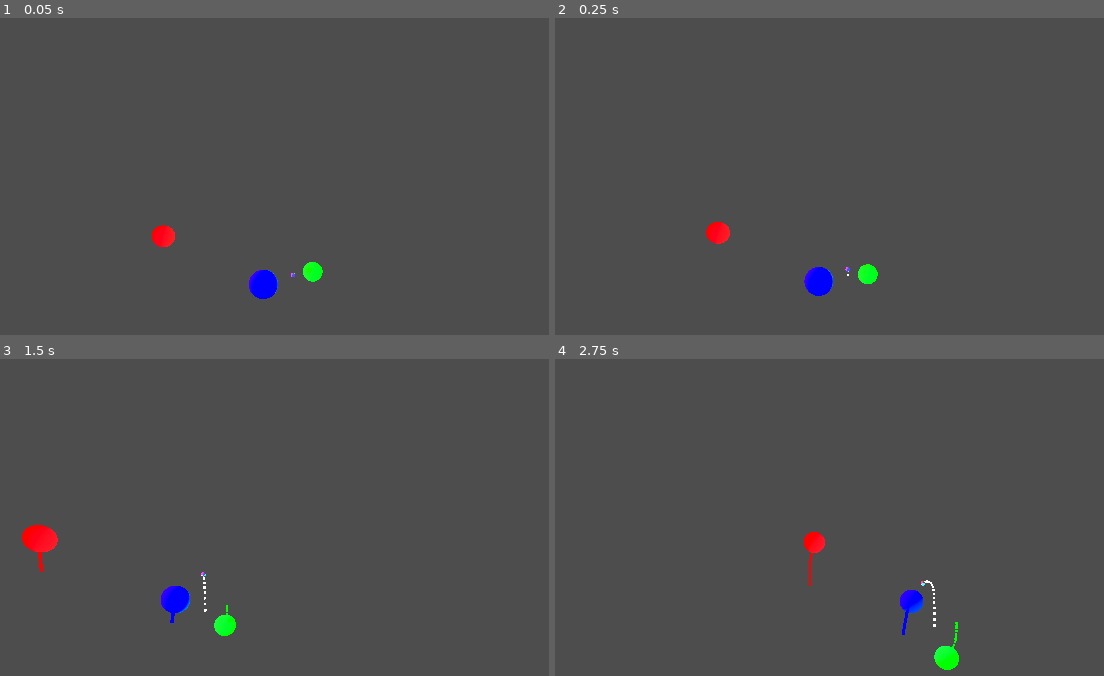
Above: before the commit, frames 1-4 (two rows, left to right).
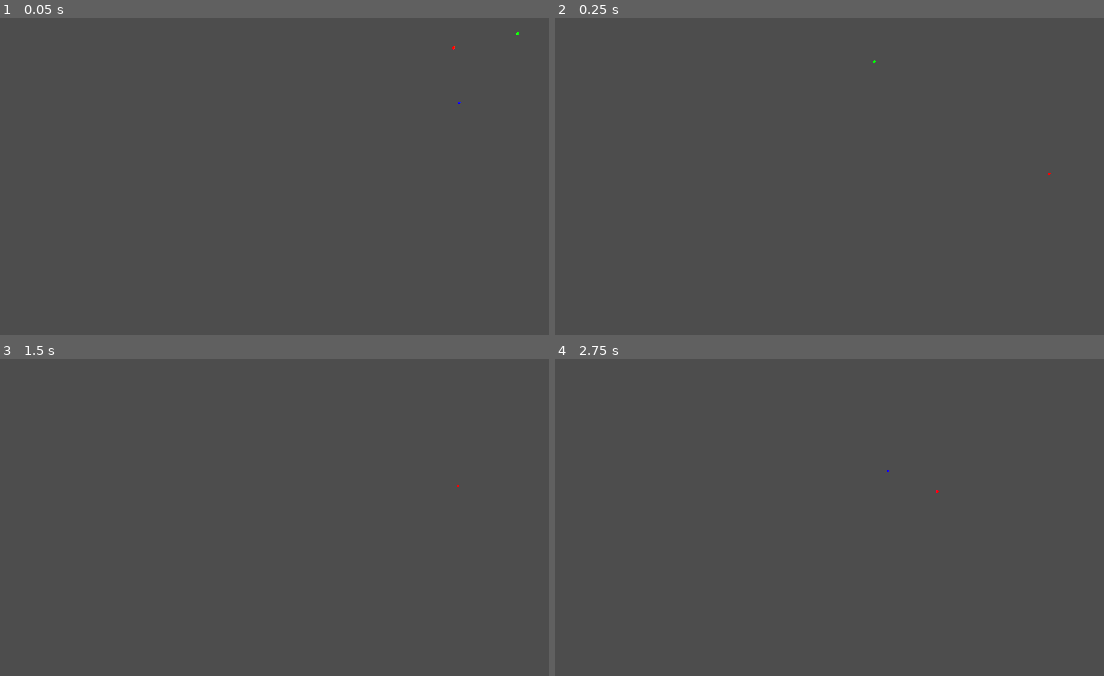
Above: after the commit, the same moments.

Repository: xunzhuXY/ThreeBodyGame
Game: Godot game, scene res://node_3d.tscn
Two runs of this game, one before a commit and one after it. Both use one fixed random seed, a clock stepped at 60 frames per second and the inputs below.
Inputs (mouse positions are in pixels of both pictures, inside the frame that each line leads up to):
- Up to frame 1 (0.05 s): no input
- Up to frame 2 (0.25 s): no input
- Up to frame 3 (1.5 s): move the mouse to (285, 590) at 0.52 s; hold Space (space) 0.53-1.28 s; hold W (move_forward) from 0.53 s (still down); tap Enter at 1.25 s; move the mouse to (351, 590) at 1.27 s; tap Space (space) at 1.35 s
- Up to frame 4 (2.75 s): keep holding W (move_forward); move the mouse to (791, 577) at 2.02 s; hold Space (space) from 2.03 s (still down)

The runs differ from the first frame. In frame 1, 0.8% of the frame differs, in the area x 27-95%, y 4-89%; in frame 2, 0.8%; in frame 3, 1.1%, in the area x 4-84%, y 39-88%; in frame 4, 0.9%.

Commit message:
减少三体系统解体的概率，并且自动寻找到合适的模型，其次完善了解体的原因，并输出解体的原因

Diff:
--- a/body.gd
+++ b/body.gd
@@ -7,15 +7,39 @@
 @export var velocity: Vector3
 @export var Lifetime:float = 1000
 
-var time_scale = 1.0 #时间尺度
+@onready var timer = $"../Timer"
+
+var time_scale = 0.5 #时间尺度
+var vec = globals.rand_vec(10,-10,10,-10,10,-10).normalized()
 
 func _ready():
-	#print(name, " 的 color = ", color)
-	velocity = initial_velocity
+	#添加计时器
+	timer.autostart = true
+	timer.wait_time = 1*(10**10)
+	timer.start()
+
 	add_to_group("Universe")
 	#print(name,"已入组")
 
 	#随机生成，位置与速度还有质量
+	initial_velocity = Vector3.ZERO
+	if name == "planet":
+		global_position = Vector3.ZERO
+		#global_position = globals.rand_vec(0,0,0,0,0,0)
+		#initial_velocity = globals.rand_vec(3,-5,5,-3,3,-5)
+		self.mass = 1
+	else:
+		global_position = globals.rand_vec(300,0,300,0,150,-150)
+
+		if name == "A":
+			#2700 2700 2500
+			self.mass = randf_range(3000,4000)
+		elif name == "B":
+			self.mass = randf_range(3000,4000)
+		else:
+			self.mass = randf_range(2900,3500)
+	velocity = initial_velocity
+	#print(name,":位置",global_position)
 
 	#设置X3D的颜色，X可为A/B/C
 	var MeshInstance = get_node_or_null("MeshInstance3D")
@@ -33,9 +57,9 @@
 	#设置尾迹长度
 	var GPUParticles = get_node_or_null("GPUParticles3D")
 	if GPUParticles:
-		GPUParticles.lifetime = 20
-		GPUParticles.trail_lifetime = 100
-		GPUParticles.amount = 100
+		GPUParticles.lifetime = 1000
+		GPUParticles.trail_lifetime = 1000
+		GPUParticles.amount = 1000
 		#print(GPUParticles.trail_lifetime)
 
 	var light = get_node_or_null("light")
@@ -49,20 +73,29 @@
 	var all_bodies = get_tree().get_nodes_in_group("Universe")
 	var total_force = Vector3.ZERO
 
+
+
 	#计算合力
 	for body in all_bodies:
+
 		if body == self:
 			continue
 
+
+		var elapsed_time = timer.wait_time - timer.time_left
 		#结束判断
-		var distance = body.global_position - global_position
-		var MeshInstance = get_node_or_null("MeshInstance3D")
-		if MeshInstance and MeshInstance.mesh is SphereMesh:
-			var spheremesh = MeshInstance.mesh as SphereMesh
-			globals.radius = spheremesh.radius
-			if name == "C":
-				print(name," ",globals.radius," ",distance.length())
-			if distance.length() <= globals.radius:
+		if globals.collision_end(self,body):
+			print(name,"撞了")
+			print("存活时间",elapsed_time)
+			get_tree().quit()
+		if name == "planet":
+			if globals.three_flying_stars(self,all_bodies):
+				print("三颗飞星")
+				print("存活时间",elapsed_time)
+				get_tree().quit()
+			if globals.too_far(self,all_bodies):
+				print("冷死了")
+				print("存活时间",elapsed_time)
 				get_tree().quit()
 
 
@@ -72,16 +105,55 @@
 		var force = globals.Gravity_calculation(mass,body.mass,forward)
 		#引力合力
 		total_force += force
+		#print(name,"当前合力为",total_force)
 
-	#print(name,"当前合力为",total_force)
+	#赋予初速度 v= （F合 * r/m） ** 0.5
+	if self.initial_velocity == Vector3.ZERO:
+		#判断是不是太近
+		for body in all_bodies:
+			if body == self:
+				continue
+			#场景重开
+			var dis = (body.global_position - global_position).length()
+			if dis < 150 or dis > 250:
+				call_deferred("_deferred_reload")
+				return
+			if name == "planet":
+				var maxd = 300
+				var dis1 = (global_position - all_bodies[0].global_position).length()
+				var dis2 = (global_position - all_bodies[1].global_position).length()
+				var dis3 = (global_position - all_bodies[2].global_position).length()
+				if dis1 > maxd and dis2 > maxd and dis3 > maxd:
+					call_deferred("_deferred_reload")
+					return
+
+		var center = globals.center_pos(all_bodies)
+		var body_radius = (center - global_position).length()
+		var speed = (total_force.length() * body_radius / self.mass) ** 0.5
+		initial_velocity = total_force.cross(vec).normalized() * speed * 0.8
+		velocity = initial_velocity
+
+		if name == "planet":
+			var n = randi_range(0,2) #随机挑选恒星
+			var bd = all_bodies[n]
+			global_position = bd.global_position + globals.rand_vec(25,20,25,20,25,20)
+			var forw = global_position - bd.global_position
+			initial_velocity = forw.cross(bd.initial_velocity).normalized() * randf_range(9,6)
+		print(name,"位置:",global_position,"\n初速度：",initial_velocity,"\n质量：",mass)
 
 	#更新速度
-	velocity = globals.velocity_update(total_force,mass,delta,velocity) * time_scale
-	if name == "planet" and velocity.length() > 50:
-		velocity = velocity.normalized() *  50
-	elif name != "planet" and velocity.length()>60:
-		velocity = velocity.normalized() *  60
+	velocity = globals.velocity_update(total_force,mass,delta * time_scale,velocity)
+
+	if name == "planet" and velocity.length() > 15:
+		velocity = velocity.normalized() * 15
+	elif name != "planet" and velocity.length() > 30:
+		velocity = velocity.normalized() * 30
+
 	#更新位置
 	global_position += velocity * delta
 	#print(name,"已经更新位置",global_position)
 	#print(name, " 速度: ", velocity.length())
+
+func _deferred_reload():
+	if get_tree():
+		get_tree().reload_current_scene()
--- a/free_camera.gd
+++ b/free_camera.gd
@@ -1,42 +1,80 @@
 extends Camera3D
 
-@export var move_speed:=10.0 #移动速度
-@export var mouse_sensitivity:=0.002 #灵敏度
+@export var target_group:String = "Universe"
+@export var distance:float = 300 #到中心距离
+@export var rotation_speed:float = 0.005 #旋转速度
+@export var zoom_speed:float = 5.0 #滚轮缩放速度
+@export var auto_rotation:bool = false #自动环绕
+
+@export var min_v_angle:float = -89.0
+@export var max_v_angle:float = 89.0
+
+
+
+var center:Vector3
+var angle:float=0.0
+var yaw: float = 0.0       # 水平旋转角度（弧度）
+var pitch: float = 0.0      # 垂直旋转角度（弧度）
+var dragging: bool = false
+var last_mouse_pos: Vector2
 
 func _ready():
-	#捕获鼠标，让鼠标消失来拖动视角
-	Input.set_mouse_mode(Input.MOUSE_MODE_CAPTURED)
+	# 设置初始角度（可选）
+	yaw = 0.0
+	pitch = 30.0  # 初始俯仰角，单位度
+
+func _process(delta):
+	#计算质心:(位置*质量)之和/总质量
+	var bodies = get_tree().get_nodes_in_group("Universe")
+	if bodies.is_empty():
+		return
+
+	var total_mass = 0.0
+	var weighted_sum = Vector3.ZERO
+
+	for body in bodies:
+		var mass = body.mass
+		total_mass += mass
+		weighted_sum += body.global_position * mass
+
+	#防止mass为零
+	if total_mass > 0:
+		center = weighted_sum / total_mass
+
+	#设置摄像机位置以及朝向
+	var rad_yaw = deg_to_rad(yaw)
+	var rad_pitch = deg_to_rad(pitch)
+	#下面是笛卡尔坐标
+	var offset = Vector3(
+		cos(rad_yaw) * cos(rad_pitch), #水平角度
+		sin(rad_pitch), #垂直角度
+		sin(rad_yaw) * cos(rad_pitch) #水平方向另一个角度
+	) * distance
+
+	global_position = center + offset
+
+	look_at(center,Vector3.UP)
 
 func _input(event):
-	#鼠标移动旋转视角
-	if event is InputEventMouseMotion:
-		rotate_y(-event.relative.x * mouse_sensitivity) # 水平旋转
-		rotate_x(-event.relative.y * mouse_sensitivity) # 垂直旋转
-		#设置旋转范围，防止乱翻
-		rotation.x = clamp(rotation.x, deg_to_rad(-90.0), deg_to_rad(90.0))
+	if event is InputEventMouseButton:
+		if event.button_index == MOUSE_BUTTON_RIGHT:
+			if event.pressed:
+				dragging = true
+				last_mouse_pos = event.position
+			else:
+				dragging = false
 
-	#esc退出释放/捕获鼠标
-	if event.is_action_pressed("ui_cancel"):
-		if Input.get_mouse_mode() == Input.MOUSE_MODE_CAPTURED:
-			Input.set_mouse_mode(Input.MOUSE_MODE_VISIBLE)
-		else:
-			Input.set_mouse_mode(Input.MOUSE_MODE_CAPTURED)
+		#滚轮处理
+		if event.button_index == MOUSE_BUTTON_WHEEL_UP:
+			distance -= zoom_speed
+		if event.button_index == MOUSE_BUTTON_WHEEL_DOWN:
+			distance += zoom_speed
+		distance = clamp(distance, 0, 1000000)
 
+	if dragging == true and event is InputEventMouseMotion:
+		var delta = event.relative
+		yaw -= delta.x * rotation_speed * 100 #速度适中
+		pitch -= delta.y * rotation_speed * 100
 
-func _process(delta):
-	#获取wsad或者上下箭头
-	var input_dir = Input.get_vector("move_left", "move_right", "move_forward", "move_backward")
-
-	# 计算移动向量：基于摄像机当前的朝向
-	# 注意：Camera3D 的 forward 方向是 -Z 轴 [citation:3]
-	var direction = (transform.basis * Vector3(input_dir.x, 0, input_dir.y)).normalized()
-
-	# 垂直移动 (Q/E 或 空格/Ctrl，需自行在输入映射中设置)
-	if Input.is_action_pressed("ui_page_up"): # 示例：向上
-		direction += Vector3.UP
-	if Input.is_action_pressed("ui_page_down"): # 示例：向下
-		direction += Vector3.DOWN
-	if Input.is_action_pressed("space"): #归位
-		global_position = Vector3(30.283,14.49,134.4)
-
-	translate(direction * move_speed * delta)
+		#限制角度翻转
+		pitch = clamp(pitch, min_v_angle, max_v_angle)
--- a/globals.gd
+++ b/globals.gd
@@ -1,26 +1,28 @@
 extends Node
 
 var radius:float
+var maxd:float = 500
 
-const G = 5
+const G =0.3
 
 #dv是delta_vector(ΔV，速度，而且为向量)
 #forward_vec指向另一颗星星的向量
 #distance_sqr是距离的平方
 #force_magnitude是引力的大小
-
 #力的方向运算,指向 - 自己，
 static func force_forward_calculation(Bodypos:Vector3,Selfpos:Vector3) -> Vector3:
+
 	return (Bodypos - Selfpos)
 
-#计算引力公式：F = (G*m1*m2)/(R**2),m1是本身，m2是对象
+	#计算引力公式：F = (G*m1*m2)/(R**2),m1是本身，m2是对象
+
+#引力计算
 static func Gravity_calculation(m1:float,m2:float,forward_vec:Vector3) -> Vector3:
 	var distance_sqr = forward_vec.length_squared()
 	if distance_sqr == 0:
 		return Vector3.ZERO
 
-	var softing = 5.0 #软化因子，你也不想它飞出去吧
-
+	var softing = 0.1 #软化因子，你也不想它飞出去吧
 	var force_magnitude = (G * m1 * m2) / (distance_sqr + softing)
 	return forward_vec.normalized() * force_magnitude
 
@@ -31,8 +33,81 @@
 	return velocity
 
 #生成随机向量
-static  func rand_vec(x1:float,x2:float,y1:float,y2:float,z1:float,z2:float) -> Vector3:
+static func rand_vec(x1:float,x2:float,y1:float,y2:float,z1:float,z2:float) -> Vector3:
 	var x = randf_range(x1,x2)
 	var y = randf_range(y1,y2)
 	var z = randf_range(z1,z2)
 	return Vector3(x,y,z)
+
+#碰撞检测
+static func collision_end(A:Node3D,B:Node3D) -> bool:
+	var meshA = A.get_node_or_null("MeshInstance3D")
+	var meshB = B.get_node_or_null("MeshInstance3D")
+	if meshA and meshA.mesh is SphereMesh and meshB and meshB.mesh is SphereMesh:
+		var sphereA = meshA.mesh as SphereMesh
+		var sphereB = meshB.mesh as SphereMesh
+		var dist_vec = B.global_position - A.global_position
+		return dist_vec.length() <= (sphereA.radius + sphereB.radius)
+	return false
+#三个飞星检测
+static func three_flying_stars(
+planet: Node3D,
+stars: Array,
+angle_threshold_deg: float =9.0,
+distance_threshold: float = 400.0
+) -> bool:
+	# 1. 计算行星到每个恒星的向量
+	var vectors = []
+	for star in stars:
+		vectors.append(star.global_position - planet.global_position)
+
+	# 2. 两两检查夹角
+	var angle_thresh_rad = deg_to_rad(angle_threshold_deg)
+	for i in range(vectors.size()):
+		for j in range(i+1, vectors.size()):
+			var angle = vectors[i].angle_to(vectors[j])
+			if angle > angle_thresh_rad:
+				return false
+
+	# 3. 计算系统质心（假设恒星质量不等，若质量相等可用几何平均）
+	var total_mass = 0.0
+	var weighted_sum = Vector3.ZERO
+	for star in stars:
+		var mass = star.get("mass")  # 假设恒星脚本有 mass 属性
+		if mass == null:
+			mass = 1.0  # 默认质量相等
+		total_mass += mass
+		weighted_sum += star.global_position * mass
+
+	if total_mass == 0:
+		return false
+	var centroid = weighted_sum / total_mass
+
+	# 4. 计算行星到质心的距离
+	var dist_to_center = planet.global_position.distance_to(centroid)
+	return dist_to_center > distance_threshold
+#飞星检测
+static func too_far(planet:Node3D,stars:Array)->bool:
+	var maxd:float = 600
+	var dis1 = (planet.global_position - stars[0].global_position).length()
+	var dis2 = (planet.global_position - stars[1].global_position).length()
+	var dis3 = (planet.global_position - stars[2].global_position).length()
+	if dis1 > maxd and dis2 > maxd and dis3 > maxd:
+		return true
+	return false
+
+
+static func center_pos(stars:Array)->Vector3:
+	var total_mass = 0.0
+	var weighted_sum = Vector3.ZERO
+	for star in stars:
+		var mass = star.get("mass")  # 假设恒星脚本有 mass 属性
+		if mass == null:
+			mass = 1.0  # 默认质量相等
+		total_mass += mass
+		weighted_sum += star.global_position * mass
+
+	if total_mass == 0:
+		return Vector3.ZERO
+	var centroid = weighted_sum / total_mass
+	return centroid
--- a/node_3d.tscn
+++ b/node_3d.tscn
@@ -23,15 +23,15 @@
 [sub_resource type="SphereMesh" id="SphereMesh_4xowi"]
 lightmap_size_hint = Vector2i(33, 17)
 material = SubResource("StandardMaterial3D_a202f")
-radius = 5.0
-height = 10.0
+radius = 1.25
+height = 2.5
 
 [sub_resource type="StandardMaterial3D" id="StandardMaterial3D_noarx"]
 
 [sub_resource type="SphereMesh" id="SphereMesh_a202f"]
 material = SubResource("StandardMaterial3D_noarx")
-radius = 5.0
-height = 10.0
+radius = 1.25
+height = 2.5
 
 [sub_resource type="ParticleProcessMaterial" id="ParticleProcessMaterial_noarx"]
 gravity = Vector3(0, 0, 0)
@@ -44,8 +44,8 @@
 material = SubResource("StandardMaterial3D_r3fl7")
 
 [sub_resource type="SphereMesh" id="SphereMesh_noarx"]
-radius = 5.0
-height = 10.0
+radius = 1.15
+height = 2.3
 
 [sub_resource type="ParticleProcessMaterial" id="ParticleProcessMaterial_i5arm"]
 gravity = Vector3(0, 0, 0)
@@ -58,8 +58,6 @@
 material = SubResource("StandardMaterial3D_wc5p8")
 
 [sub_resource type="SphereMesh" id="SphereMesh_a0tk4"]
-radius = 1.0
-height = 2.0
 
 [sub_resource type="ParticleProcessMaterial" id="ParticleProcessMaterial_a0tk4"]
 gravity = Vector3(0, 0, 0)
@@ -76,14 +74,14 @@
 environment = SubResource("Environment_a202f")
 
 [node name="Camera3D" type="Camera3D" parent="." unique_id=1198005138]
-transform = Transform3D(1, 0, 0, 0, 1, 0, 0, 0, 1, 30.28317545335652, 14.496113831045676, 134.41114446088855)
+transform = Transform3D(1, 0, 0, 0, 1, 0, 0, 0, 1, 30.28317545335652, 14.496113831045676, 227.74627972861393)
 script = ExtResource("1_noarx")
 
 [node name="A" type="Node3D" parent="." unique_id=722209102]
-transform = Transform3D(1, 0, 0, 0, 1, 0, 0, 0, 1, -29.335341699636807, 16.949272109023042, 0)
+transform = Transform3D(1, 0, 0, 0, 1, 0, 0, 0, 1, 81.19999999999709, -29, -36.80000000000291)
 script = ExtResource("1_a202f")
-mass = 600.0
-initial_velocity = Vector3(0, 8, 2)
+mass = 2000.0
+initial_velocity = Vector3(4.5, -14.8, 3.5)
 color = Color(1, 0, 0, 1)
 metadata/_edit_group_ = true
 
@@ -102,10 +100,10 @@
 shadow_enabled = true
 
 [node name="B" type="Node3D" parent="." unique_id=948499499]
-transform = Transform3D(1, 0, 0, 0, 1, 0, 0, 0, 1, 40, 0, -13.99402260906409)
+transform = Transform3D(1, 0, 0, 0, 1, 0, 0, 0, 1, -73, -5.69999999999709, 35.30000000000291)
 script = ExtResource("1_a202f")
-mass = 600.0
-initial_velocity = Vector3(0, -6, 4)
+mass = 1500.0
+initial_velocity = Vector3(-7.7, -4.7, -4.7)
 color = Color(0, 1, 0, 1)
 metadata/_edit_group_ = true
 
@@ -124,10 +122,10 @@
 draw_pass_1 = SubResource("TubeTrailMesh_jka67")
 
 [node name="C" type="Node3D" parent="." unique_id=733504807]
-transform = Transform3D(1, 0, 0, 0, 1, 0, 0, 0, 1, 20, 0, 34.63999999999942)
+transform = Transform3D(1, 0, 0, 0, 1, 0, 0, 0, 1, -27, -53.5, -86.30000000000291)
 script = ExtResource("1_a202f")
-mass = 600.0
-initial_velocity = Vector3(0, 4, -8)
+mass = 1500.0
+initial_velocity = Vector3(6.9, 5.6, 3.3)
 color = Color(0, 0, 1, 1)
 metadata/_edit_group_ = true
 
@@ -145,9 +143,10 @@
 draw_pass_1 = SubResource("TubeTrailMesh_jsk3o")
 
 [node name="planet" type="Node3D" parent="." unique_id=732154745]
-transform = Transform3D(1, 0, 0, 0, 1, 0, 0, 0, 1, 30, 0, 10)
+transform = Transform3D(0.9997400827090376, -0.01686147971653233, 0.01534462533579233, 0.01739340809994056, 0.9992282525350956, -0.03521886838510895, -0.01473894092517482, 0.03547660972285364, 0.9992618144325224, 57.10000000000582, -127.80000000000292, -53)
 script = ExtResource("1_a202f")
-initial_velocity = Vector3(0, 12, -5)
+mass = 100.0
+initial_velocity = Vector3(-6.6, -7.8, 7)
 is_star = false
 
 [node name="MeshInstance3D" type="MeshInstance3D" parent="planet" unique_id=141087778]
@@ -157,3 +156,5 @@
 trail_enabled = true
 process_material = SubResource("ParticleProcessMaterial_a0tk4")
 draw_pass_1 = SubResource("TubeTrailMesh_i5arm")
+
+[node name="Timer" type="Timer" parent="." unique_id=296520506]
